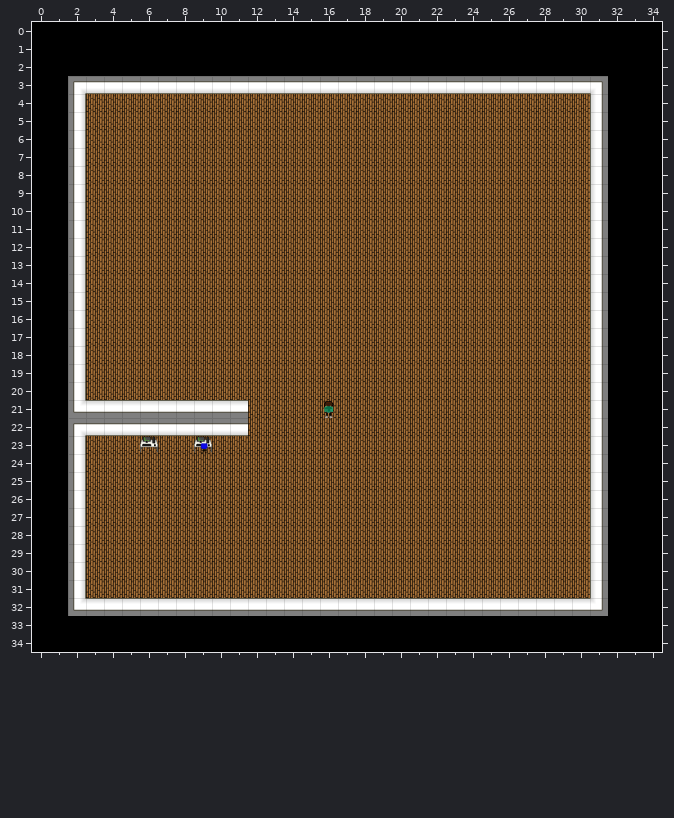
Tiled map, stored at prototype/assets/tileMap/office.tmx. Above is the file before it was changed.
Cells are 96x96 px. Shown: x 0..34, y 0..34.
Now the later version:
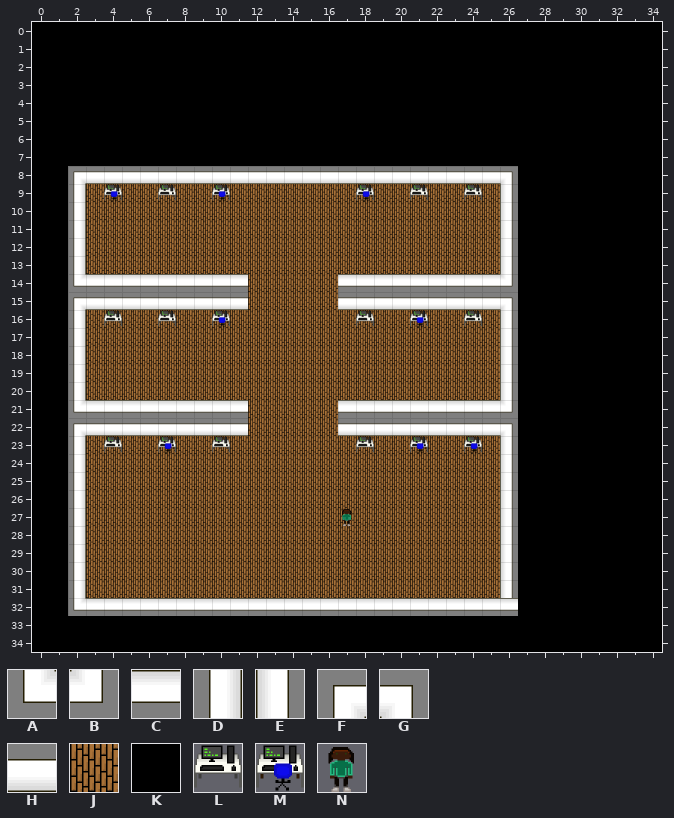
Key: from "alltiles_96": A 0, B 1, C 2, D 6, E 7, F 8, G 9, H 10, J 21, K 40, L 41, M 43; from "npc": N 0.
_ is an empty cell.
What changed:
Layer "background":
Tile K replaces tile J in rows 4 to 7 at x 3 to 30; in rows 8 to 31 at x 27 to 30.
Layer "stuff":
Tile A replaces tile D in row 14 at x 2.
Tile B is added in row 14 at x 26; in row 21 at x 26.
Tile C is added in row 14 at x 3 to 11 and 17 to 25; in row 21 at x 17 to 25.
Tile E is added in rows 9 to 13 at x 26; in rows 16 to 20 at x 26; in rows 23 to 31 at x 26.
Tile F replaces tile D in row 8 at x 2; in row 15 at x 2.
Tile G is added in row 8 at x 26; in row 15 at x 26; in row 22 at x 26.
Tile H is added in row 8 at x 3 to 25; in row 15 at x 3 to 11 and 17 to 25; in row 22 at x 17 to 25.
Tile L is added in row 9 at x 7, 21 and 24; in row 16 at x 4, 7, 18 and 24; in row 23 at x 4, 10 and 18.
Tile M is added in row 9 at x 4, 10 and 18; in row 16 at x 10 and 21; in row 23 at x 7, 21 and 24.
Tile N is added in row 27 at x 17.
Tile B is gone in row 32 at x 31.
Tile C is gone in row 32 at x 27 to 30.
Tile D is gone in rows 4 to 7 at x 2.
Tile E is gone in rows 4 to 31 at x 31.
Tile F is gone in row 3 at x 2.
Tile G is gone in row 3 at x 31.
Tile H is gone in row 3 at x 3 to 30.
Tile L is gone in row 23 at x 6.
Tile M is gone in row 23 at x 9.
Tile N is gone in row 21 at x 16.
Where, in picture pixels (left, top, right, bottom), the same in both pictures:
changed: (68, 76, 608, 616)
